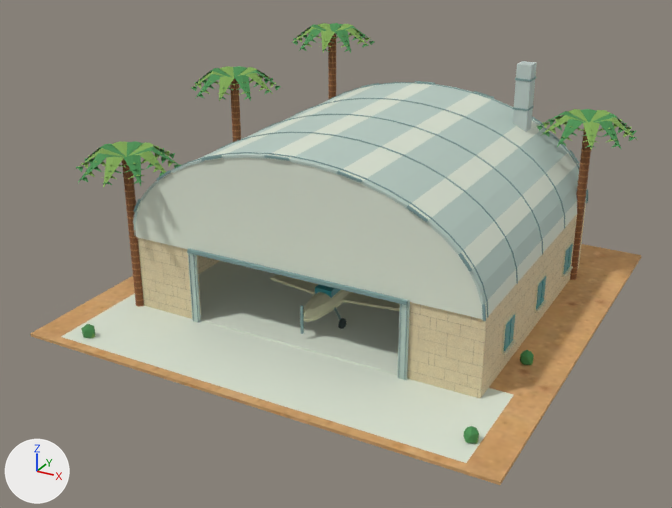
Before and after pictures for a commit that changed the glTF model game/assets/desert-dreams-3d/246-blender.glb.
Before and after are seen from a 50 mm camera at (26.3, -51.6, 28.3) aimed at (-0.8, -2.4, 3.7). Arrows for +X, +Y and +Z are at lower left; the lights stay in place. The first picture is the older version. Objects named as collision shapes, trigger or cutter boxes, shadow casters or lower levels of detail are left out. Vertices at exactly the same position are counted once.

Names of what the first picture shows: 'curved-metal-open-aircraft-hangar aircraft', 'curved-metal-open-aircraft-hangar foliage.002', 'curved-metal-open-aircraft-hangar leaflight.002', 'curved-metal-open-aircraft-hangar metal', 'curved-metal-open-aircraft-hangar metal_dark', 'curved-metal-open-aircraft-hangar metal_light', 'curved-metal-open-aircraft-hangar sand.001 • desert-sand', 'curved-metal-open-aircraft-hangar silver.001', 'curved-metal-open-aircraft-hangar tank_stone • limestone', 'curved-metal-open-aircraft-hangar wood.001', 'curved-metal-open-aircraft-hangar wood_light.001' and 4 more.
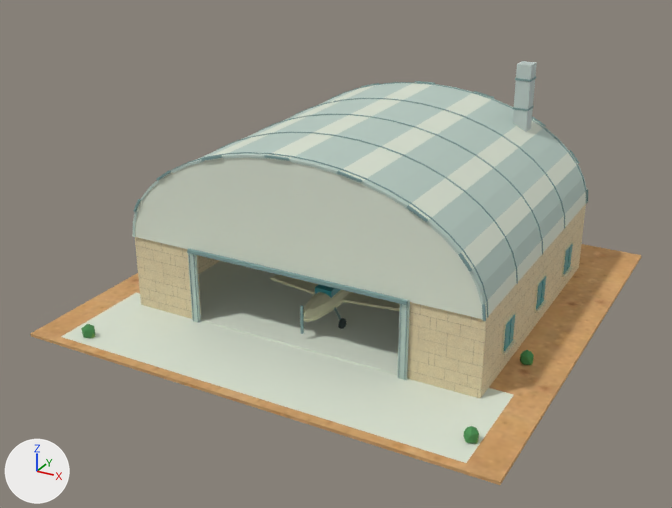
The edits, one by one:
me_palm_leaflets_002 is used by ob_curved_metal_open_aircraft_hangar_foliage_002; location (0.0, 0.0, 0.0).
me_palm_leaflets_002 had 524 vertices, 440 faces and spanned x -15.8..15.2, y -14.4..15.4, z 0.0..15.6.
me_palm_leaflets_002 now has 120 vertices, 200 faces and spans x -12.4..13.4, y -14.4..14.4, z 0.0..1.1.
me_palm_leaflets_002 part 1: 84 loose pieces with 404 vertices, spanning x -15.8..15.2, y -12.4..15.4, z 9.6..15.6, are deleted.
me_broad_faceted_palm_frond is used by ob_curved_metal_open_aircraft_hangar_leaflight_002; location (0.0, 0.0, 0.0).
me_broad_faceted_palm_frond had 464 vertices, 340 faces and spanned x -15.2..15.4, y -14.2..15.6, z 0.0..15.6.
me_broad_faceted_palm_frond now has 60 vertices, 100 faces and spans x -12.1..13.4, y -14.2..14.3, z 0.0..0.6.
me_broad_faceted_palm_frond part 2: 84 loose pieces with 404 vertices, spanning x -15.2..15.4, y -12.6..15.6, z 9.8..15.6, are deleted.
Object 'curved-metal-open-aircraft-hangar wood.001' (ob_curved_metal_open_aircraft_hangar_wood_001) is deleted.
Object 'curved-metal-open-aircraft-hangar wood_light.001' (ob_curved_metal_open_aircraft_hangar_wood_light_001) is deleted.

What differs and where, as boxes [x1, y1, x2, y2] in the pictures (672 x 508 px):
'curved-metal-open-aircraft-hangar foliage.002', reshaped
    before: [76, 23, 637, 443]
    after: [81, 324, 534, 443]
'curved-metal-open-aircraft-hangar leaflight.002', reshaped (mostly hidden afterwards)
    before: [76, 23, 637, 444]
    after: [91, 333, 533, 444]
'curved-metal-open-aircraft-hangar wood.001', deleted
    before: [122, 33, 591, 306]
'curved-metal-open-aircraft-hangar wood_light.001', deleted
    before: [122, 39, 591, 307]
part 1 of me_palm_leaflets_002, deleted
    before: [76, 23, 637, 186]
part 2 of me_broad_faceted_palm_frond, deleted
    before: [76, 23, 637, 188]
